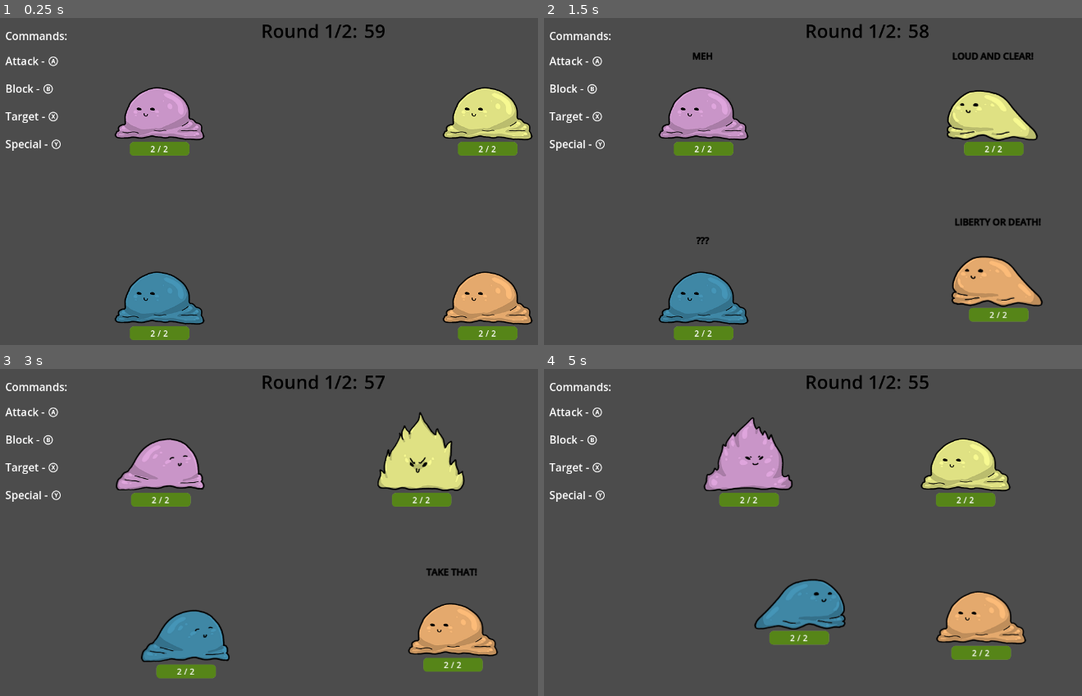
Above: before the commit, frames 1-4 (two rows, left to right).
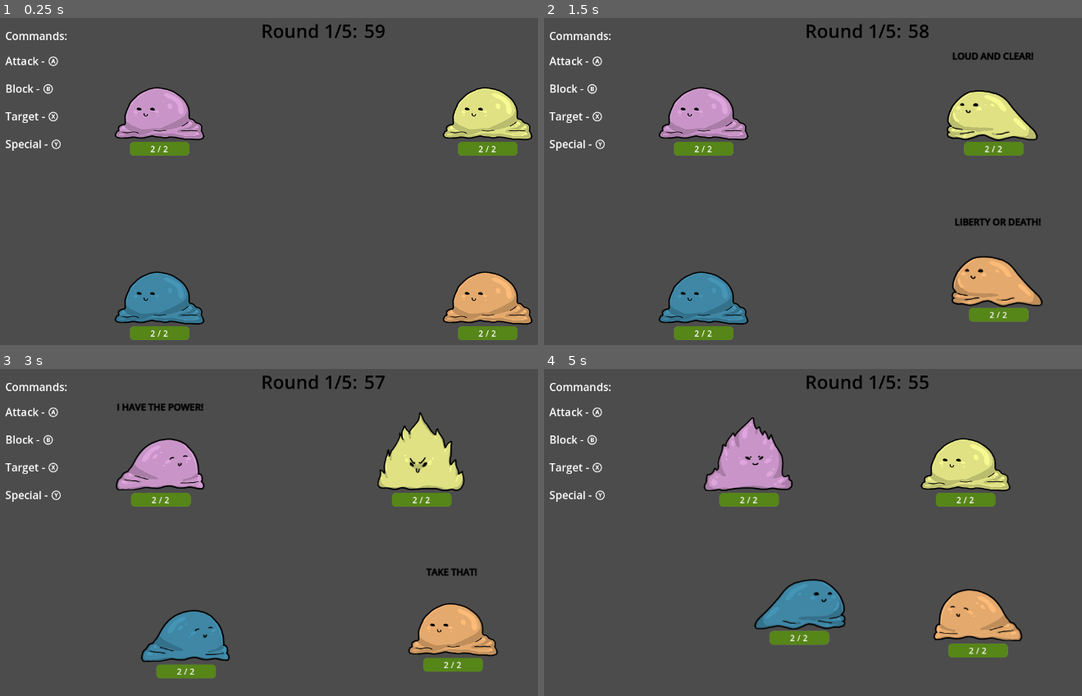
Above: after the commit, the same moments.

Repository: Galitie/mini-tyler-games
Game: Godot game, scene res://tylermon/tylermon.tscn
Same seed, same stepped clock (60 frames per second), same inputs: the game is played once before the commit and once after it. This scene is started directly instead of the project's main scene.
Inputs (mouse positions are in pixels of both pictures, inside the frame that each line leads up to):
- Up to frame 1 (0.25 s): no input
- Up to frame 2 (1.5 s): tap Enter (start) at 0.5, 1.35 s; move the mouse to (1012, 184) at 0.52 s; hold Enter (start) 0.53-1.28 s; hold Right (move_piece_right) from 0.53 s (still down); tap Space (jump) at 0.77 s; move the mouse to (737, 220) at 1.27 s
- Up to frame 3 (3 s): tap Space (jump) at 1.52 s; move the mouse to (387, 473) at 2.02 s; release Right (move_piece_right) at 2.03 s; hold A (move_left) 2.03-2.78 s; hold Enter (start) 2.03-2.78 s; tap B (tylermon_block) at 2.1 s; move the mouse to (290, 627) at 2.77 s; hold Right (move_piece_right) from 2.78 s (still down); tap Y (tylermon_special) at 2.85 s
- Up to frame 4 (5 s): tap Space (jump) at 3.02, 3.77, 4.52 s; tap Enter (start) at 3.05, 4.35 s; move the mouse to (1065, 607) at 3.52 s; hold Enter (start) 3.53-4.28 s; tap X (tylermon_target) at 3.6 s; move the mouse to (667, 496) at 4.27 s; release Right (move_piece_right) at 4.28 s; hold A (move_left) from 4.28 s (still down)

The runs differ from the first frame. In frame 1, less than 0.1% of the frame differs, in the area x 63-66%, y 2-7%; in frame 2, 0.1%; in frame 3, 0.3%; in frame 4, 1.4%, in the area x 63-90%, y 2-89%.

Commit message:
Added 2 second pause before transition screen so animations can finish

Diff:
--- a/tylermon/mon.gd
+++ b/tylermon/mon.gd
@@ -110,7 +110,7 @@
 			z_index = default_z_index + 1
 			sprite.play("basic_atk")
 			basic_atk_box.get_child(0).disabled = false
-			attack_timer.start(.3)
+			attack_timer.start(.2)
 
 		State.CHARGE_UP:
 			timer.paused = true
@@ -128,23 +128,25 @@
 			var special_attack = special_atk_box.get_children()
 			for hitbox in special_attack:
 				hitbox.disabled = false
-			attack_timer.start(.3)
+			attack_timer.start(.2)
 
 		State.IDLE:
 			sprite.play("idle")
 			velocity = Vector2()
-			chance_to_say_phrase(bored_phrases, 1)
 
 		State.KNOCKED_OUT:
-			emit_signal("knocked_out")
+			current_state = State.KNOCKED_OUT
 			sprite.play("just_knocked_out")
 			chance_to_say_phrase(knocked_out_phrases, 3)
 			timer.paused = true
 			z_index = default_z_index - 1
 			get_node("collision").disabled = true
 			hurt_box.get_child(0).disabled = true
+			health_label.text = str(health)
+			hp_bar.value = health
 			hp_bar.visible = false
 			velocity = Vector2()
+			emit_signal("knocked_out")
 
 		State.TARGET_AND_GO:
 			sprite.play("move")
@@ -164,7 +166,7 @@
 		State.BLOCK:
 			chance_to_say_phrase(blocking_phrases, 4)
 			velocity = Vector2()
-			block_timer.start(2.5)
+			block_timer.start(2)
 			sprite.play("block")
 			timer.paused = true
 			z_index = default_z_index + 1
@@ -239,17 +241,20 @@
 			damage(attacking_mon, 1)
 		else:
 			damage(attacking_mon, 0)
+	health_label.text = str(health)
+	hp_bar.value = health
 	velocity = Vector2()
 	anim_player.play("hurt")
 	sprite.play("hurt")
-	health_label.text = str(health)
-	hp_bar.value = health
 	if health <= roundi(max_health * .25):
 		hp_bar.get_theme_stylebox("fill").bg_color = Color(1, 0.337, 0.333)
 
 
 func damage(mon, modifier: int):
-	var damage = mon.strength + modifier
+	var damage = randi_range(mon.strength - 3, mon.strength)
+	if damage <= 0:
+		damage = 1
+	damage += modifier
 	if mon.current_state == State.SPECIAL_ATTACK:
 		damage += 1
 	damage_label.text = str(damage)
@@ -292,10 +297,10 @@
 		health_label.text = str(max_health)
 		timer.paused = false
 	else:
+		set_state(State.IDLE)
 		timer.stop()
 		if current_state == State.KNOCKED_OUT:
 			hp_bar.visible = true
-		set_state(State.IDLE)
 		sprite.play("upgrade_idle")
 		health = max_health
 		health_label.text = str(max_health)
@@ -305,6 +310,7 @@
 		velocity = Vector2()
 		position = upgrade_pos
 
+
 func pause():
 	velocity = Vector2()
 	_on_attack_timer_timeout()
--- a/tylermon/mon.tscn
+++ b/tylermon/mon.tscn
@@ -336,6 +336,7 @@
 script = ExtResource("1_vlprm")
 
 [node name="collision" type="CollisionShape2D" parent="."]
+visible = false
 position = Vector2(0, 5)
 rotation = 1.5708
 scale = Vector2(8.05931, 7.65057)
@@ -345,9 +346,10 @@
 modulate = Color(0.917647, 0.266667, 0.25098, 1)
 position = Vector2(0, -40)
 sprite_frames = SubResource("SpriteFrames_scvj0")
-animation = &"dead"
+animation = &"block"
 autoplay = "idle"
-frame_progress = 0.652862
+frame = 5
+frame_progress = 1.0
 flip_h = true
 
 [node name="timer" type="Timer" parent="."]
--- a/tylermon/transition_ui.gd
+++ b/tylermon/transition_ui.gd
@@ -1,6 +1,6 @@
 extends MarginContainer
 
-@onready var title_label = $center_container/vbox/title_text
+@onready var title_label = $center_container/vbox/vbox/title_text
 
 
 func _ready():
--- a/tylermon/transition_ui.tscn
+++ b/tylermon/transition_ui.tscn
@@ -21,15 +21,24 @@
 
 [node name="vbox" type="VBoxContainer" parent="center_container"]
 layout_mode = 2
-theme_override_constants/separation = 60
+theme_override_constants/separation = 40
 
-[node name="title_text" type="Label" parent="center_container/vbox"]
+[node name="vbox" type="VBoxContainer" parent="center_container/vbox"]
+layout_mode = 2
+
+[node name="title_text" type="Label" parent="center_container/vbox/vbox"]
 layout_mode = 2
 theme_override_font_sizes/font_size = 36
 text = "ROUND WINNERS:"
 horizontal_alignment = 1
 
+[node name="description" type="Label" parent="center_container/vbox/vbox"]
+layout_mode = 2
+theme_override_font_sizes/font_size = 10
+text = "Mon(s) with the most HP left at the end of the round"
+horizontal_alignment = 1
+
 [node name="winners" type="HBoxContainer" parent="center_container/vbox"]
 layout_mode = 2
-theme_override_constants/separation = 20
+theme_override_constants/separation = 10
 alignment = 1
--- a/tylermon/tylermon.gd
+++ b/tylermon/tylermon.gd
@@ -55,11 +55,11 @@
 		upgrades_counter = 0
 		var winners = get_end_of_round_winner()
 		await check_for_game_end()
-		upgrade_menu.visible = true
-		command_ui.visible = false
 		call_and_pause()
 		await show_transition("round_winners", winners, 5)
 		call_and_switch_modes()
+		upgrade_menu.visible = true
+		command_ui.visible = false
 		knocked_out_mons = 0
 		countdown_label.text = "Add 3 points to stats:"
 		round_timer.start(upgrade_length)
@@ -146,13 +146,17 @@
 
 func show_transition(type, content, timer_amount):
 	if type == "round_winners":
+		$wait_timer.start(2)
+		await $wait_timer.timeout
+		emit_signal("winners", content)
 		transition_timer.start(timer_amount)
-		emit_signal("winners", content)
 		$transition_ui.visible = true
 		await transition_timer.timeout
 		$transition_ui.visible = false
 		emit_signal("clear_winners")
 	if type == "final_winner":
+		$wait_timer.start(2)
+		await $wait_timer.timeout
 		transition_timer.start(timer_amount)
 		emit_signal("final_winners", content)
 		$transition_ui.visible = true
--- a/tylermon/tylermon.tscn
+++ b/tylermon/tylermon.tscn
@@ -12,7 +12,7 @@
 script = ExtResource("1_66guv")
 fight_length = 60
 upgrade_length = 60
-max_rounds = 2
+max_rounds = 5
 
 [node name="Arena" parent="." instance=ExtResource("2_mlfq2")]
 visible = false
@@ -165,4 +165,6 @@
 [node name="container" parent="transition_ui/margin" instance=ExtResource("7_4dfmu")]
 layout_mode = 2
 
+[node name="wait_timer" type="Timer" parent="."]
+
 [connection signal="timeout" from="round_timer" to="." method="_on_round_timer_timeout"]
